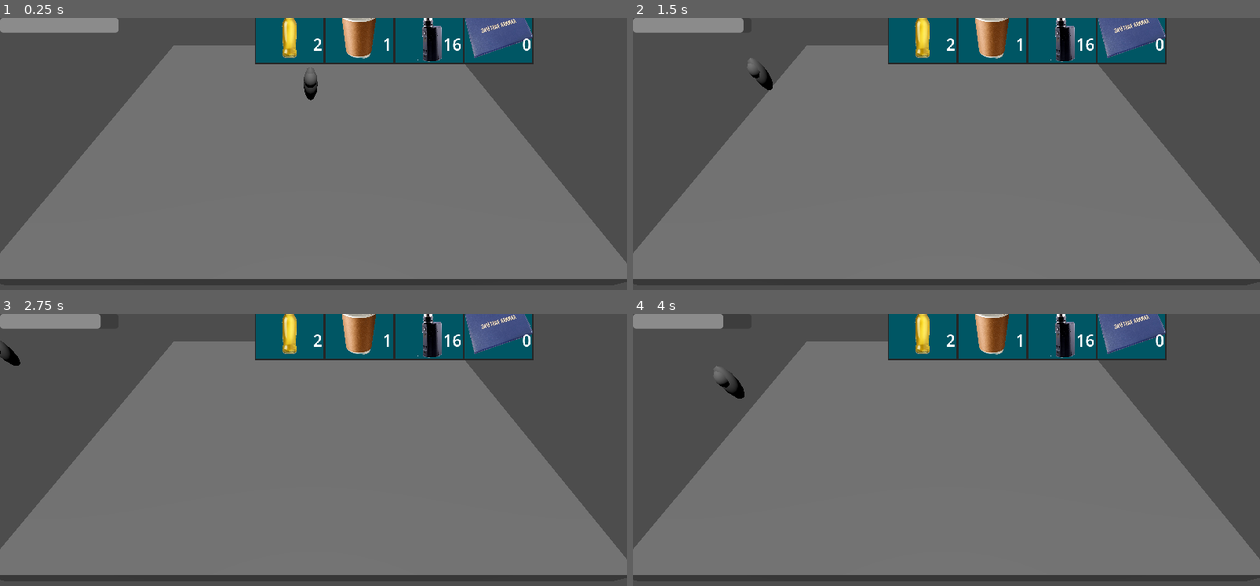
Above: before the commit, frames 1-4 (two rows, left to right).
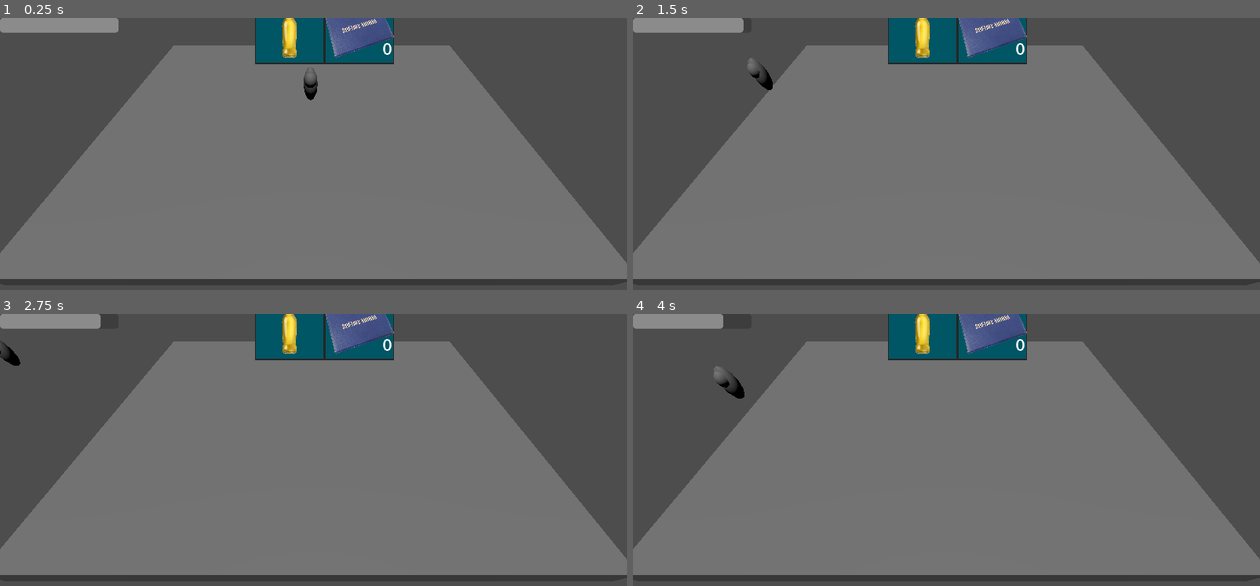
Above: after the commit, the same moments.

Repository: dueip/2024f_gamejam_misis
Game: Godot game, scene res://test_room.tscn
The game is run twice, just before and just after one commit, with the same random seed, the same clock (stepped at 60 frames per second) and the same inputs.
Inputs (mouse positions are in pixels of both pictures, inside the frame that each line leads up to):
- Up to frame 1 (0.25 s): no input
- Up to frame 2 (1.5 s): tap Enter at 0.5 s; move the mouse to (1084, 175) at 0.52 s; hold D (character_right) 0.53-1.28 s; tap Space (character_dash) at 0.6 s; move the mouse to (821, 211) at 1.27 s; hold S (character_back) from 1.28 s (still down); tap Shift (character_run) at 1.35 s
- Up to frame 3 (2.75 s): move the mouse to (376, 411) at 2.02 s; release S (character_back) at 2.03 s; hold D (character_right) from 2.03 s (still down); tap Space (character_dash) at 2.1 s
- Up to frame 4 (4 s): move the mouse to (915, 561) at 2.77 s; release D (character_right) at 2.78 s; hold W (character_up) 2.78-3.53 s; tap Shift (character_run) at 2.85 s; tap Space (character_dash) at 3.5, 3.6 s; move the mouse to (1134, 542) at 3.52 s; hold A (character_left) from 3.53 s (still down)

The runs differ from the first frame. In frame 1, 5.0% of the frame differs, in the area x 50-86%, y 0-18%; in frame 2, 5.0%; in frame 3, 5.0%; in frame 4, 5.0%.

Commit message:
in-game ui prototype

Diff:
--- /dev/null
+++ b/character_stats.gd
@@ -0,0 +1,10 @@
+extends Resource
+
+class_name CharacterStats
+
+@export var inventory : Inv
+@export var lives : int = 3
+@export var stamina : BarResource
+@export var score : int =0
+
+signal changed_stats
--- /dev/null
+++ b/in_game_gui.gd
@@ -0,0 +1,21 @@
+extends Control
+
+@export var stats : CharacterStats
+
+
+func _ready():
+	for i in range(0,stats.lives):
+		var live = TextureRect.new()
+		live.texture=load("res://images/grade_book.png")
+		add_child(live)
+		live.expand_mode=TextureRect.EXPAND_IGNORE_SIZE
+		live.stretch_mode=TextureRect.STRETCH_KEEP_ASPECT_CENTERED
+		live.size=Vector2(96,96)
+		live.position=Vector2(32+48*i,16)
+	$Money.text="$" + str(stats.inventory.money)
+	$Score.text="Score:\n" + str(stats.score)
+	stats.changed_stats.connect(update_gui)
+
+func update_gui():
+	$Money.text="$" + str(stats.inventory.money)
+	$Score.text="Score:\n" + str(stats.score)
--- /dev/null
+++ b/in_game_gui.tscn
@@ -0,0 +1,113 @@
+[gd_scene load_steps=13 format=3 uid="uid://bn1nth8kg7t12"]
+
+[ext_resource type="Script" path="res://in_game_gui.gd" id="1_bmryf"]
+[ext_resource type="PackedScene" uid="uid://cbkrux0053i8c" path="res://bar/progress_bar.tscn" id="1_ingg5"]
+[ext_resource type="Resource" uid="uid://dcwansgtieuqh" path="res://inventory/global_inventory.tres" id="2_gsdrp"]
+[ext_resource type="PackedScene" uid="uid://b78nmta87loqj" path="res://inventory/inventory_ui.tscn" id="2_y1k2j"]
+[ext_resource type="Script" path="res://character_stats.gd" id="3_myvia"]
+[ext_resource type="Script" path="res://bar/bar_resource.gd" id="4_77715"]
+
+[sub_resource type="Resource" id="Resource_7l0r4"]
+script = ExtResource("4_77715")
+value = 100.0
+min_value = 0.0
+max_value = 100.0
+
+[sub_resource type="Resource" id="Resource_oxxcw"]
+script = ExtResource("3_myvia")
+inventory = ExtResource("2_gsdrp")
+lives = 3
+stamina = SubResource("Resource_7l0r4")
+score = 0
+
+[sub_resource type="StyleBoxFlat" id="StyleBoxFlat_ek0r7"]
+bg_color = Color(0, 0.203922, 0.329412, 1)
+border_width_left = 4
+border_width_top = 4
+border_width_right = 4
+border_width_bottom = 4
+border_color = Color(0, 0.0823529, 0.192157, 1)
+corner_radius_top_left = 15
+corner_radius_top_right = 15
+corner_radius_bottom_right = 15
+corner_radius_bottom_left = 15
+
+[sub_resource type="StyleBoxFlat" id="StyleBoxFlat_4fp6e"]
+bg_color = Color(0.364706, 0.72549, 1, 1)
+border_width_left = 4
+border_width_top = 4
+border_width_right = 4
+border_width_bottom = 4
+border_color = Color(0, 0.0823529, 0.192157, 1)
+corner_radius_top_left = 15
+corner_radius_top_right = 15
+corner_radius_bottom_right = 15
+corner_radius_bottom_left = 15
+
+[sub_resource type="LabelSettings" id="LabelSettings_csuxo"]
+font_size = 32
+font_color = Color(0, 0.594905, 0.119609, 1)
+
+[sub_resource type="LabelSettings" id="LabelSettings_xwit1"]
+font_size = 32
+
+[node name="InGameGui" type="Control"]
+layout_mode = 3
+anchors_preset = 15
+anchor_right = 1.0
+anchor_bottom = 1.0
+grow_horizontal = 2
+grow_vertical = 2
+script = ExtResource("1_bmryf")
+stats = SubResource("Resource_oxxcw")
+
+[node name="ProgressBar" parent="." instance=ExtResource("1_ingg5")]
+layout_mode = 1
+anchors_preset = -1
+anchor_top = 1.0
+anchor_bottom = 1.0
+offset_left = 16.0
+offset_top = -512.0
+offset_right = 96.0
+offset_bottom = -128.0
+grow_vertical = 2
+theme_override_styles/background = SubResource("StyleBoxFlat_ek0r7")
+theme_override_styles/fill = SubResource("StyleBoxFlat_4fp6e")
+fill_mode = 3
+
+[node name="inventory_ui" parent="." instance=ExtResource("2_y1k2j")]
+custom_minimum_size = Vector2(0, 0)
+layout_mode = 1
+anchors_preset = -1
+anchor_top = 1.0
+anchor_right = 0.0
+offset_left = 128.0
+offset_right = 0.0
+offset_bottom = -128.0
+grow_horizontal = 1
+grow_vertical = 0
+scale = Vector2(0.8, 0.8)
+
+[node name="Money" type="Label" parent="."]
+layout_mode = 1
+anchors_preset = -1
+anchor_top = 1.0
+anchor_bottom = 1.0
+offset_left = 16.0
+offset_right = 96.0
+offset_bottom = -48.0
+grow_vertical = 0
+text = "$150"
+label_settings = SubResource("LabelSettings_csuxo")
+
+[node name="Score" type="Label" parent="."]
+layout_mode = 1
+anchors_preset = -1
+anchor_left = 1.0
+anchor_right = 1.0
+offset_left = -95.0
+offset_right = -32.0
+offset_bottom = 45.0
+grow_horizontal = 0
+text = "Score:"
+label_settings = SubResource("LabelSettings_xwit1")
--- a/inventory/global_inventory.tres
+++ b/inventory/global_inventory.tres
@@ -1,37 +1,25 @@
-[gd_resource type="Resource" script_class="Inv" load_steps=11 format=3 uid="uid://dcwansgtieuqh"]
+[gd_resource type="Resource" script_class="Inv" load_steps=7 format=3 uid="uid://dcwansgtieuqh"]
 
 [ext_resource type="Script" path="res://inventory/inv.gd" id="1_aofla"]
 [ext_resource type="Resource" uid="uid://byy7884fyuuae" path="res://inventory/items/grade_book.tres" id="2_7ijxr"]
 [ext_resource type="Resource" uid="uid://cil8tk8yj7vng" path="res://inventory/items/cider.tres" id="2_jjs0e"]
 [ext_resource type="Script" path="res://inventory/inv_slot.gd" id="2_ypycj"]
-[ext_resource type="Resource" uid="uid://bijsrpn20gthk" path="res://inventory/items/coffee.tres" id="4_5cxjv"]
-[ext_resource type="Resource" uid="uid://boqyxtbmtkwmh" path="res://inventory/items/vape.tres" id="5_ignpq"]
 
 [sub_resource type="Resource" id="Resource_s1n2m"]
 script = ExtResource("2_ypycj")
 item = ExtResource("2_jjs0e")
 amount = 2
 clear_if_empty = true
-
-[sub_resource type="Resource" id="Resource_misjv"]
-script = ExtResource("2_ypycj")
-item = ExtResource("4_5cxjv")
-amount = 1
-clear_if_empty = true
-
-[sub_resource type="Resource" id="Resource_4jnv3"]
-script = ExtResource("2_ypycj")
-item = ExtResource("5_ignpq")
-amount = 16
-clear_if_empty = true
+capacity = 1
 
 [sub_resource type="Resource" id="Resource_ont0s"]
 script = ExtResource("2_ypycj")
 item = ExtResource("2_7ijxr")
 amount = 0
 clear_if_empty = false
+capacity = 3
 
 [resource]
 script = ExtResource("1_aofla")
-slots = Array[ExtResource("2_ypycj")]([SubResource("Resource_s1n2m"), SubResource("Resource_misjv"), SubResource("Resource_4jnv3"), SubResource("Resource_ont0s")])
+slots = Array[ExtResource("2_ypycj")]([SubResource("Resource_s1n2m"), SubResource("Resource_ont0s")])
 money = 400.0
--- a/inventory/inv.gd
+++ b/inventory/inv.gd
@@ -13,7 +13,7 @@
 
 
 func add(item : InvItem) -> bool:
-	var itemslots=slots.filter(func(slot) : return slot.item==item && slot.amount<99)
+	var itemslots=slots.filter(func(slot) : return slot.item==item && slot.amount<slot.capacity)
 	if !itemslots.is_empty():
 		itemslots[0].amount+=1
 		emit_signal("updated_slot", "add", item.name)
--- a/inventory/inv_slot.gd
+++ b/inventory/inv_slot.gd
@@ -5,3 +5,4 @@
 @export var item : InvItem
 @export var amount : int = 0
 @export var clear_if_empty : bool = true
+@export var capacity : int = 99
--- a/inventory/inv_ui_slot.gd
+++ b/inventory/inv_ui_slot.gd
@@ -2,6 +2,7 @@
 
 @onready var item_visual : TextureRect = $Item
 @onready var item_amount_visual : Label = $Item/Amount
+
 
 func update(item : InvSlot):
 	if (!item or (item.amount==0 and item.clear_if_empty==true)):
@@ -9,7 +10,10 @@
 		item_amount_visual.visible=false
 	else:
 		item_visual.visible=true
-		item_amount_visual.visible=true
+		if (item.capacity>1):
+			item_amount_visual.visible=true
+		else:
+			item_amount_visual.visible=false
 		item_visual.texture=item.item.texture
 		item_amount_visual.text=str(item.amount)
 		tooltip_text=item.item.name
--- a/inventory/inv_ui_slot.tscn
+++ b/inventory/inv_ui_slot.tscn
@@ -33,9 +33,9 @@
 custom_minimum_size = Vector2(64, 64)
 layout_mode = 2
 offset_left = 60.0
-offset_top = 48.0
+offset_top = 56.0
 offset_right = 124.0
-offset_bottom = 112.0
+offset_bottom = 120.0
 theme_override_font_sizes/font_size = 30
 horizontal_alignment = 2
 vertical_alignment = 2
--- a/inventory/inventory_ui.gd
+++ b/inventory/inventory_ui.gd
@@ -1,8 +1,8 @@
 extends Control
 
-@export var inv_size : int = 4
+@export var inv_size : int = 2
 @export var inv : Inv
-var ui_slots
+var ui_slots : Array[Node]
 
 
 func _ready():
